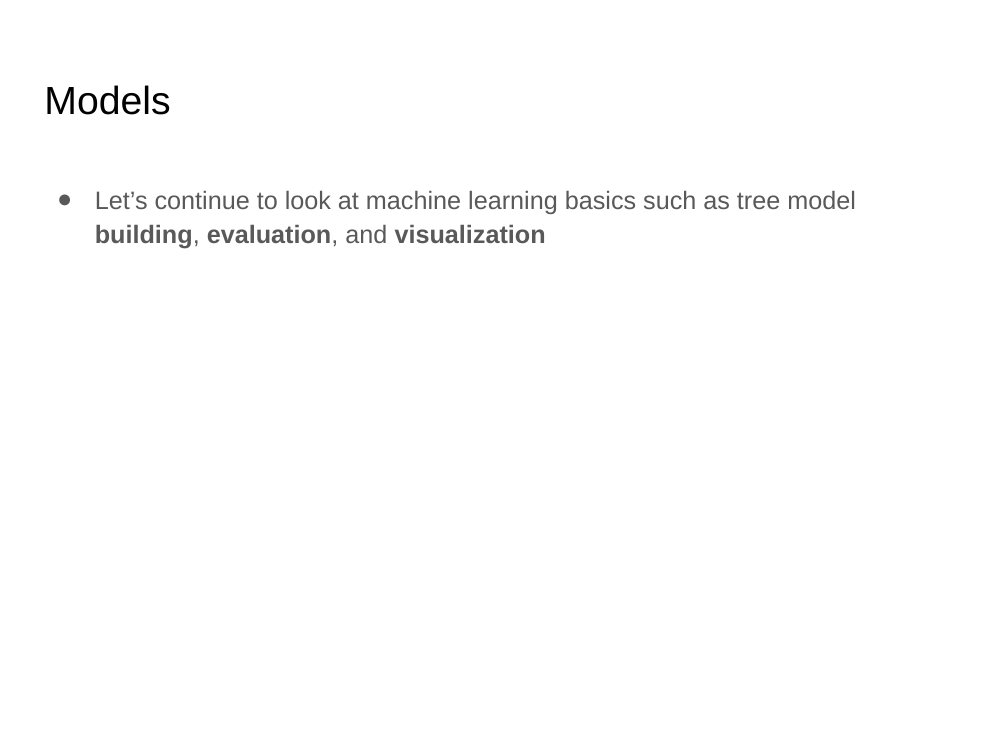
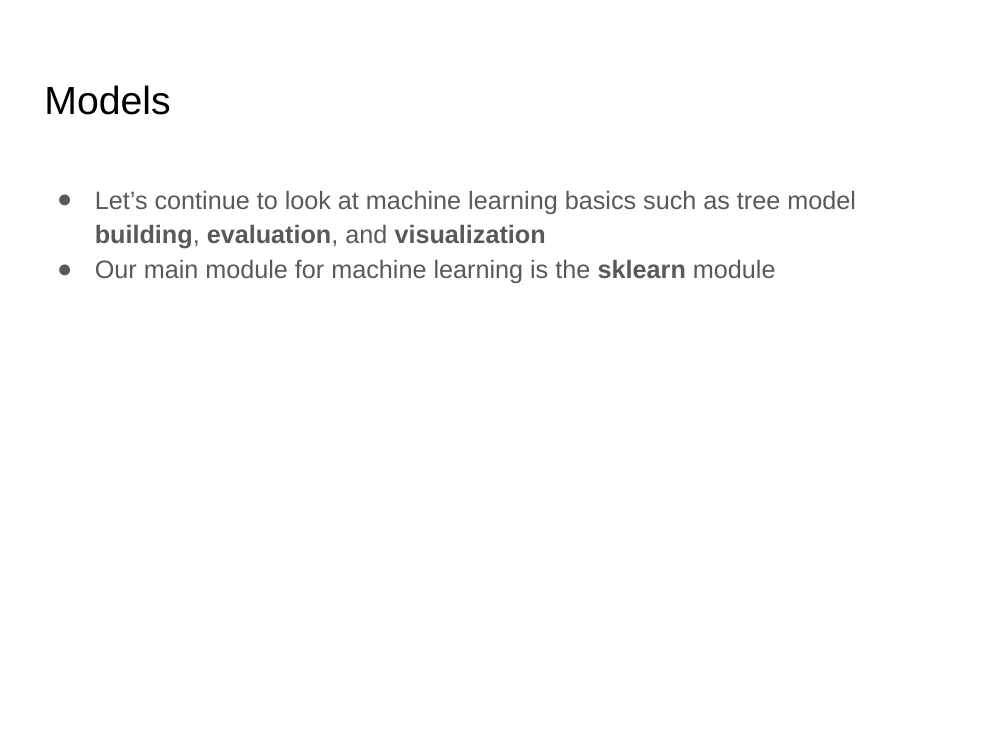
Before and after one commit to lutzhamel/CSC310, a slide deck: slide 27 of notes/06-machine-learning-basics-1.pptx (slide 28 before the commit). Drawn at 1008x756 pixels with LibreOffice and Linux fonts; fonts in the diff are those of the drawing. Boxes give left, top, right and bottom in pixels: in the first picture for what was removed or moved away, otherwise in the second. Text is boxed around its words. In the diff, an @@ line names an element or a change of style, - is before the commit and + after.

```diff
--- a/notes/06-machine-learning-basics-1.pptx
+++ b/notes/06-machine-learning-basics-1.pptx
@@ text at box(95, 259, 776, 283): paragraph added @@
+● Our main module for machine learning is the sklearn module
```
Also in this commit, not shown: 1 other slide changed, 3 other files.
